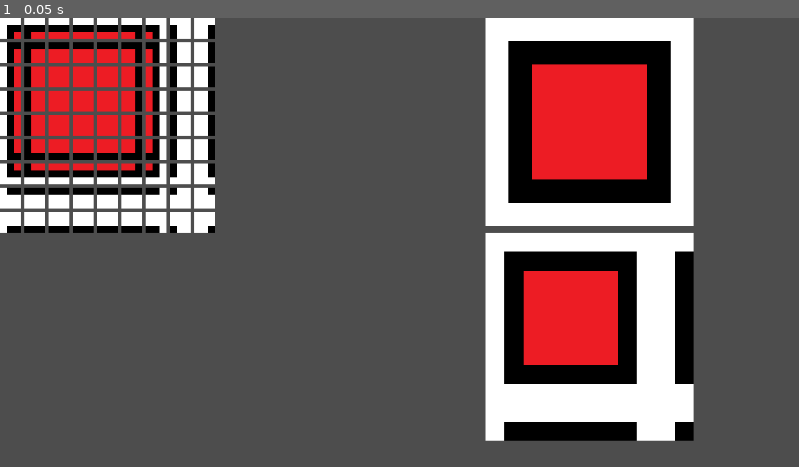
Above: before the commit, frame 1.
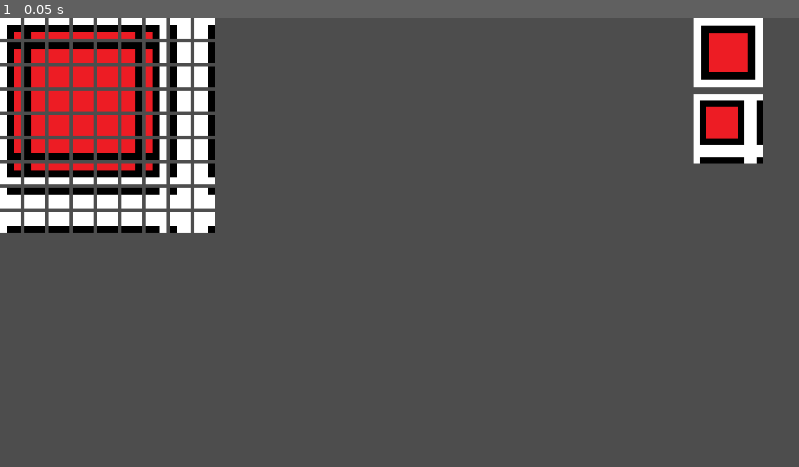
Above: after the commit, the same moment.

Repository: AndreaTerenz/GodotWFC
Game: Godot game, scene res://Main.tscn
Same seed, same stepped clock (60 frames per second), same inputs: the game is played once before the commit and once after it.
Inputs:
- Up to frame 1 (0.05 s): no input

The runs differ from the first frame. In frame 1, 27% of the frame differs, in the area x 60-96%, y 0-95%.

Commit message:
Compute tile neighbors

Diff:
--- a/Main.tscn
+++ b/Main.tscn
@@ -10,7 +10,7 @@
 var sample_padded : Image
 var sample_padded_tex : ImageTexture
 var sample_size : Vector2i
-var sections : Array[ImageTexture] = []
+var tiles : Array[Tile] = []
 
 func _ready():
 	var sample_image := sample.get_image()
@@ -31,33 +31,62 @@
 
 	sample_padded_tex = ImageTexture.create_from_image(sample_padded)
 
+	var total := sample_size.x * sample_size.y
 	for j in range(sample_size.y):
 		for i in range(sample_size.x):
-			sections.append(get_sample_section(Vector2i(i, j), tile_size))
+			var idx := j * sample_size.x + i
+			var tile := Tile.new(i, j, idx, sample_padded, tile_size, total)
+
+			tiles.append(tile)
+
+	# assert(tiles[0].overlaps(tiles[1], Tile.TILE_SIDE.WEST))
+	# assert(tiles[1].overlaps(tiles[0], Tile.TILE_SIDE.EAST))
+
+	# assert(not tiles[0].overlaps(tiles[2], Tile.TILE_SIDE.WEST))
+
+	# assert(tiles[1].overlaps(tiles[2], Tile.TILE_SIDE.WEST))
+	# assert(tiles[1].overlaps(tiles[3], Tile.TILE_SIDE.WEST))
+
+	# assert(tiles[0].overlaps(tiles[sample_size.x], Tile.TILE_SIDE.SOUTH))
+	# assert(not tiles[0].overlaps(tiles[sample_size.x+1], Tile.TILE_SIDE.SOUTH))
+	# assert(tiles[sample_size.x].overlaps(tiles[0], Tile.TILE_SIDE.NORTH))
+
+	for tile in tiles:
+		tile.fill_neighbors(tiles)
+
+	# print(tiles[0].neighbors[Tile.TILE_SIDE.WEST])
+	# print(tiles[1].neighbors[Tile.TILE_SIDE.WEST])
+	# print(tiles[sample_size.x * 2].neighbors[Tile.TILE_SIDE.WEST])
 
 func _draw():
-	var tex_size := Vector2.ONE * 300.
+	var rid := get_canvas_item()
+	var rect_size := Vector2.ONE * 100.
 
-	draw_texture_rect(sample, Rect2(Vector2(700, 0), tex_size), false)
-	draw_texture_rect(sample_padded_tex, Rect2(Vector2(700, tex_size.y + 10.), tex_size), false)
+	draw_set_transform(Vector2(1000, 0))
+
+	draw_texture_rect(sample, Rect2(Vector2.ZERO, rect_size), false)
+	draw_texture_rect(sample_padded_tex, Rect2(Vector2(0, rect_size.y + 10.), rect_size), false)
+
+	draw_set_transform(Vector2.ZERO)
 
 	var gap = 5.
-	tex_size = Vector2.ONE * 30.
+	rect_size = Vector2.ONE * 30.
 
-	for i in len(sections):
+	for tile in tiles:
+		var i := tile.index
 		var row = floor(i / sample_size.x)
 		var col = i % sample_size.y
-		var pos = Vector2((tex_size.x + gap) * col, (tex_size.y + gap) * row)
+		var pos = Vector2((rect_size.x + gap) * col, (rect_size.y + gap) * row)
 
-		draw_texture_rect(sections[i], Rect2(pos, tex_size), false)
+		tile.draw(rid, pos, rect_size)
 
 func _process(delta):
 	queue_redraw()
 
-func get_sample_section(top_left: Vector2i, extents: Vector2i) -> ImageTexture:
+func get_sample_section(top_left: Vector2i, extents: Vector2i) -> Image:
 	var img := sample_padded.get_region(Rect2i(top_left, extents))
 
-	return ImageTexture.create_from_image(img)
+	return img
 "
 
 [node name="Control" type="Control"]
--- /dev/null
+++ b/Tile.gd
@@ -0,0 +1,87 @@
+class_name Tile
+extends RefCounted
+
+enum TILE_SIDE {
+	NORTH,
+	SOUTH,
+	EAST,
+	WEST,
+}
+
+var index := -1
+var top_left := Vector2i.ZERO
+var image : Image
+var texture : ImageTexture
+var neighbors : Dictionary[TILE_SIDE, Array] = {}
+
+var size : Vector2i :
+	get:
+		return image.get_size()
+
+func _init(x: int, y: int, idx: int, source_img: Image, sample_size: Vector2i, tile_total: int):
+	self.index = idx
+
+	var tl := Vector2i(x, y)
+	self.top_left = tl
+
+	self.image = source_img.get_region(Rect2i(tl, sample_size))
+	self.texture = ImageTexture.create_from_image(self.image)
+
+	for key in TILE_SIDE.keys():
+		self.neighbors[TILE_SIDE.get(key)] = []
+
+func overlaps(other: Tile, side: TILE_SIDE):
+	var tl_self := Vector2i.ZERO
+	var tl_other := Vector2i.ZERO
+	var slice_size := size
+
+	match side:
+		TILE_SIDE.NORTH:
+			tl_other = Vector2i(0, 1)
+			slice_size.y -= 1
+		TILE_SIDE.SOUTH:
+			tl_self = Vector2i(0, 1)
+			slice_size.y -= 1
+		TILE_SIDE.EAST:
+			tl_other = Vector2i(1, 0)
+			slice_size.x -= 1
+		TILE_SIDE.WEST:
+			tl_self = Vector2i(1, 0)
+			slice_size.x -= 1
+
+	var self_side := image.get_region(Rect2i(tl_self, slice_size))
+	var other_side := other.image.get_region(Rect2i(tl_other, slice_size))
+
+	for r in range(slice_size.y):
+		for c in range(slice_size.x):
+			var self_pixel := self_side.get_pixel(c, r)
+			var other_pixel := other_side.get_pixel(c, r)
+
+			if (self_pixel != other_pixel):
+				return false
+
+	return true
+
+func fill_neighbors(others: Array[Tile]):
+	for side_id in TILE_SIDE.keys():
+		var side : TILE_SIDE = TILE_SIDE.get(side_id)
+		for other in others:
+			if other.index == self.index:
+				continue
+
+			if overlaps(other, side):
+				neighbors[side].append(other.index)
+
+func draw(canvas_rid: RID, pos: Vector2i, size: Vector2i):
+	texture.draw_rect(canvas_rid, Rect2i(pos, size), false)
+
+static func opposite_side(side: TILE_SIDE):
+	match side:
+		TILE_SIDE.NORTH:
+			return TILE_SIDE.SOUTH
+		TILE_SIDE.SOUTH:
+			return TILE_SIDE.NORTH
+		TILE_SIDE.EAST:
+			return TILE_SIDE.WEST
+		TILE_SIDE.WEST:
+			return TILE_SIDE.EAST
Not shown, added: Tile.gd.uid
